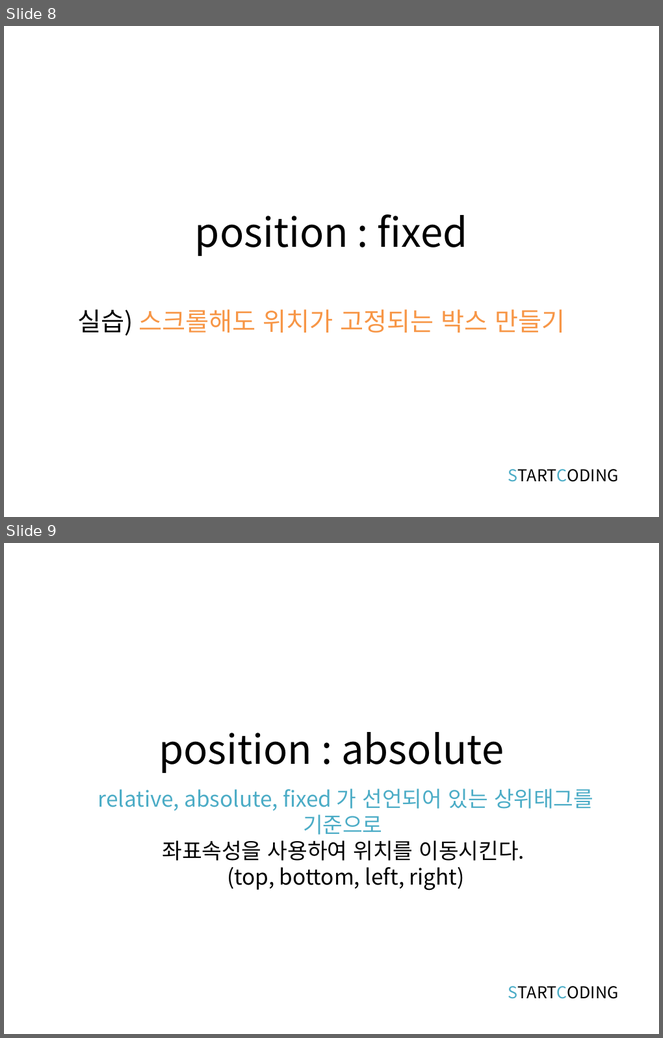
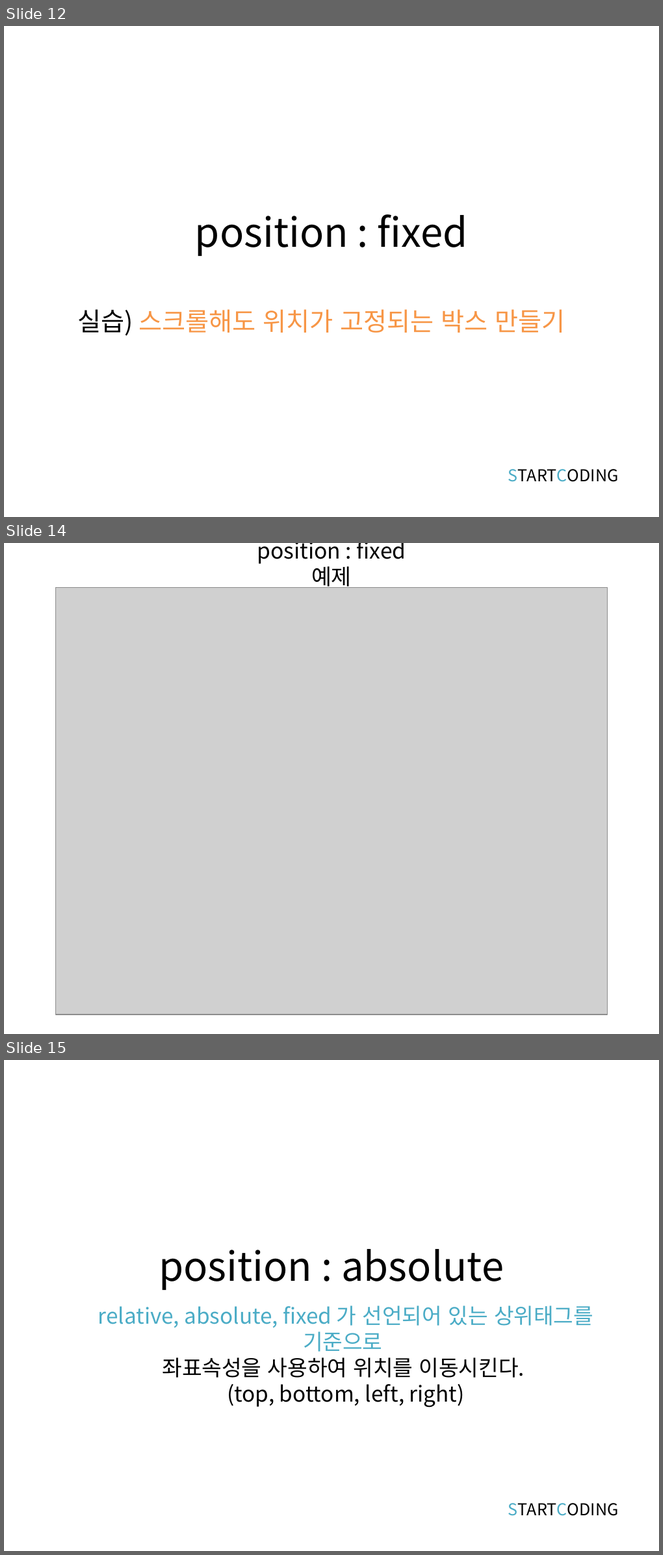
Before and after one commit to kwonkijun/web, a slide deck: 프론트엔드기초(PPT)/CSS3 6강_CSS 포지션.pptx. Shown one above the other, each under a label of ours: slides 8 and 9 before the commit, slides 12, 14 and 15 after it; the slides between them are not shown. The pictures are 663x1038 and 663x1555 pixels, drawn with LibreOffice and Linux fonts; fonts in the diff are those of the drawing; grey boxes stand for pictures. Boxes give left, top, right and bottom in pixels: in the first picture for what was removed or moved away, otherwise in the second. Text is boxed around its words. In the diff, an @@ line names an element or a change of style, - is before the commit and + after.

```diff
--- a/프론트엔드기초(PPT)/CSS3 6강_CSS 포지션.pptx
+++ b/프론트엔드기초(PPT)/CSS3 6강_CSS 포지션.pptx
@@ slide 14 added at (x1=4, y1=543, x2=659, y2=1034), background #FFFFFF @@
@@ title added at (x1=258, y1=543, x2=406, y2=591), 24 pt, text #000000 @@
+position : fixed 예제
@@ picture added at (x1=56, y1=588, x2=607, y2=1015) @@
@@ what was slide 8 is now slide 12 @@
@@ what was slide 9 is now slide 15 @@
```
Also in this commit, not shown: 2 slides changed, 5 other slides added, 1 other file.
